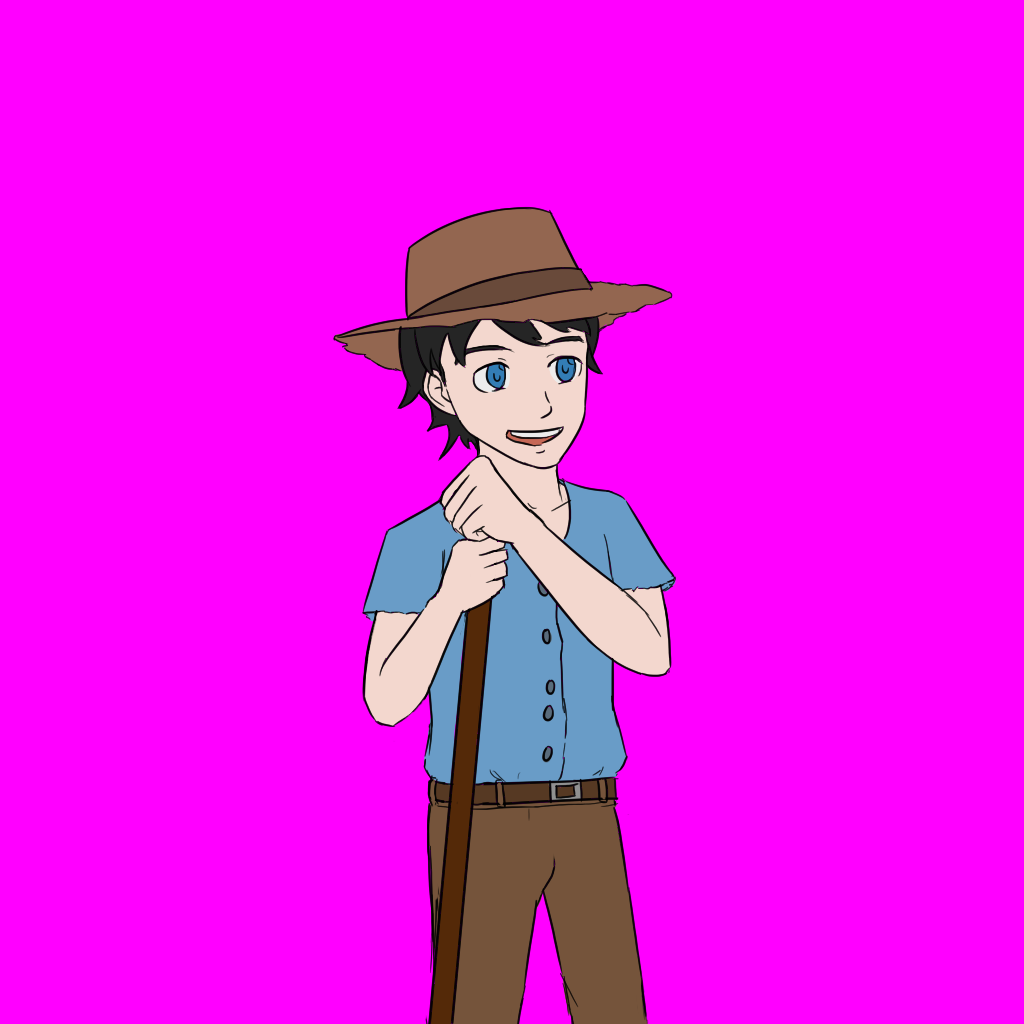
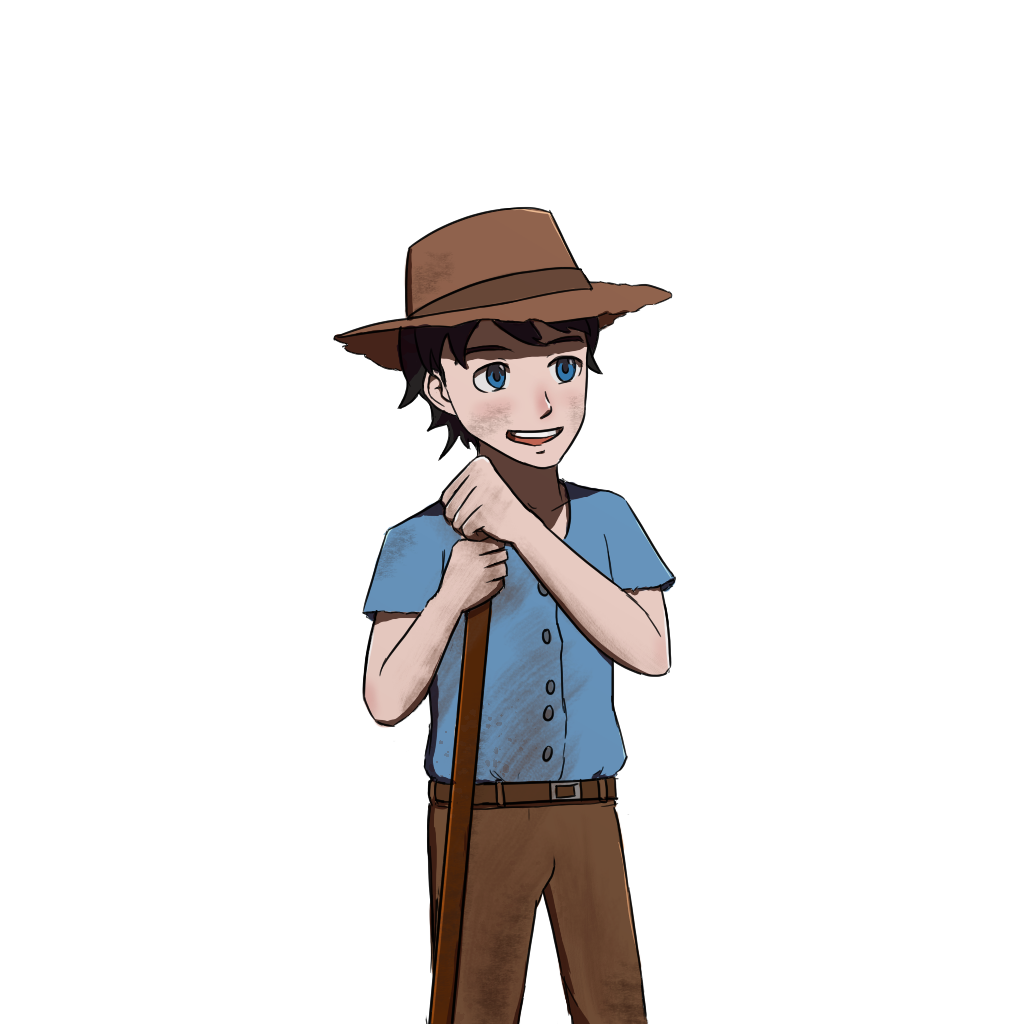
Comparing the layer stacks of the two 1024 × 1024 images. Changes:
added layer "highlights" in group "Character" over (498, 359, 576, 371)
added group "colors" with 6 layers in group "Character" over (10, 0, 1014, 1024)
added layer "gradient" (12%) in group "colors" over (10, 0, 1014, 1024)
added layer "lights" (overlay) in group "colors" over (363, 203, 688, 1024)
added layer "shade 2" (darken, 75%) in group "colors" over (366, 316, 676, 784)
added layer "shade 1" (75%) in group "colors" over (334, 248, 687, 1024)
added layer "detail" in group "colors" over (352, 251, 678, 1024)
moved "base coliors" into group "colors", painted on it over (334, 209, 676, 1024)
hid "Layer 20" over (0, 0, 1024, 1024)
